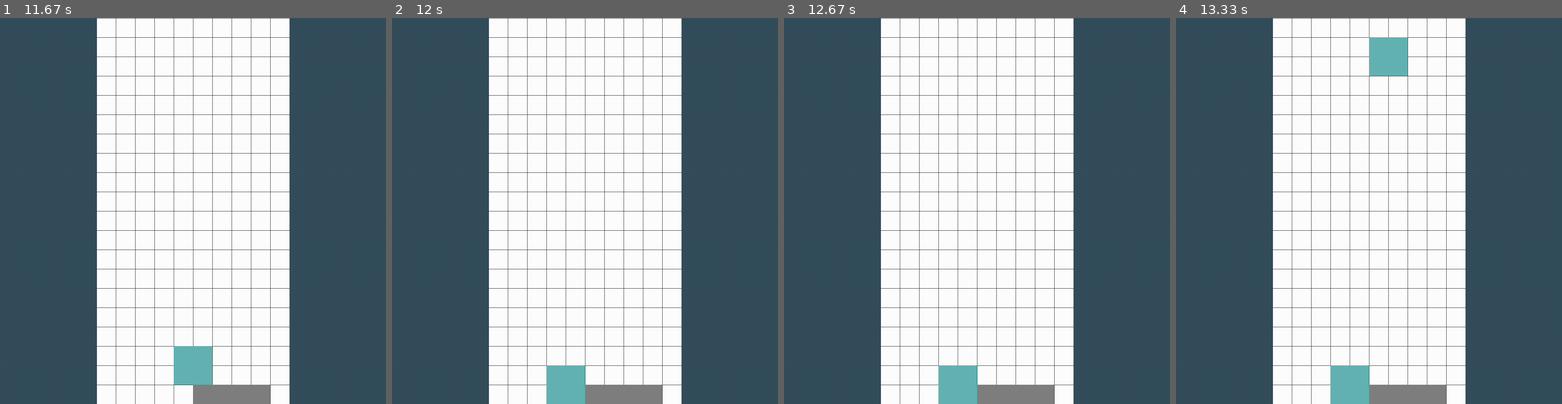
Above: before the commit, frames 1-4 (left to right).
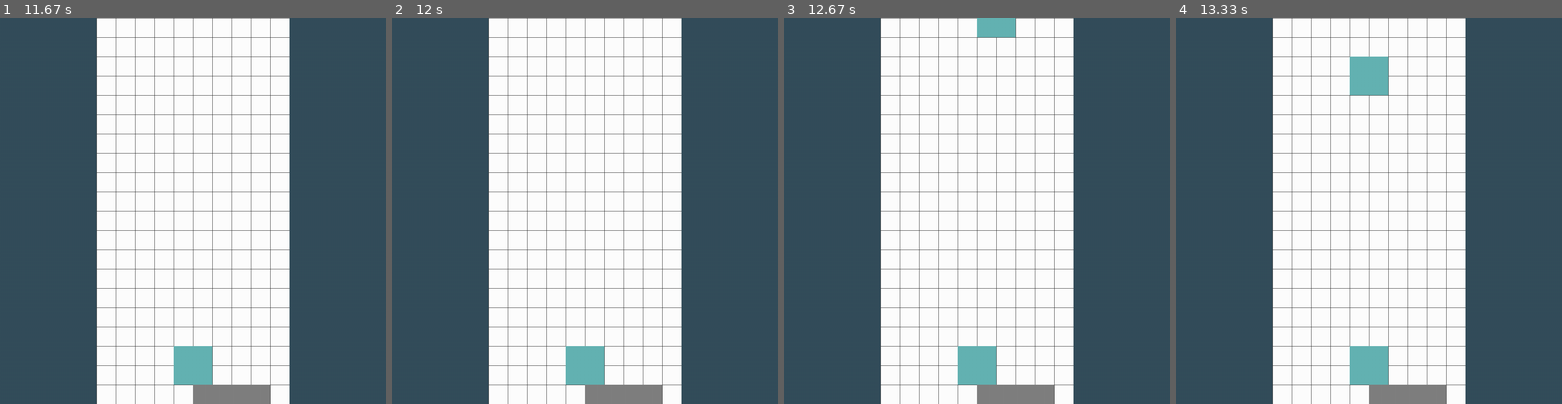
Above: after the commit, the same moments.

Repository: coolryan/TetrisGameWithPygame
Game: pygame game, started from src/main.py
Two runs of this game, one before a commit and one after it. Both use one fixed random seed, a clock stepped at 60 frames per second and the inputs below.
Inputs:
- Up to frame 1 (11.67 s): hold Right 0.33-0.97 s; hold Down 1-1.37 s; tap Space at 1.07, 1.47, 1.97, 2.47, 2.97, 3.27, 3.53, 3.87, 4.3, 4.6, 4.97, 6.87, 7.17, 7.43, 7.77, 8.2, 8.5, 8.87, 9.27, 9.77, 10.27, 10.77, 11.07, 11.33 s; hold Left 1.4-1.87 s; hold Right 1.9-2.37 s; hold Right 2.4-2.87 s; hold Left 2.9-3.43 s; hold Down 3.47-3.77 s; hold Left 3.8-4.2 s; hold Right 4.23-4.87 s; hold Down 4.9-5.27 s; hold Left 6.8-7.33 s; hold Down 7.37-7.67 s; hold Left 7.7-8.1 s; hold Right 8.13-8.77 s; hold Down 8.8-9.17 s; hold Left 9.2-9.67 s; hold Right 9.7-10.17 s; hold Right 10.2-10.67 s; hold Left 10.7-11.23 s; hold Down 11.27-11.57 s; hold Left from 11.6 s (still down)
- Up to frame 2 (12 s): keep holding Left; tap Space at 11.67 s
- Up to frame 3 (12.67 s): release Left at 12 s; hold Right from 12.03 s (still down); tap Space at 12.1, 12.4 s
- Up to frame 4 (13.33 s): release Right at 12.67 s; hold Down 12.7-13.07 s; tap Space at 12.77, 13.17 s; hold Left from 13.1 s (still down)

Frame 1 is identical in both runs. In frame 2, 1.5% of the frame differs, in the area x 40-55%, y 85-100%; in frame 3, 2.0%; in frame 4, 3.0%, in the area x 40-60%, y 5-100%.

Commit message:
fixed canFall codeblock but then its clear row and right move problem.

Diff:
--- a/src/models/TetrisGame.py
+++ b/src/models/TetrisGame.py
@@ -88,7 +88,7 @@
             fig.canFall = CANFALL.UNDEFINED
 
         while any([fig.canFall == CANFALL.UNDEFINED for fig in self.figures]):
-            for fig in [fig.canFall == CANFALL.UNDEFINED for fig in self.figures]:
+            for fig in [fig for fig in self.figures if fig.canFall == CANFALL.UNDEFINED]:
                 fig.canFall = self.canFall(fig)
 
     def canFall(self, fig: Figure) -> CANFALL:
@@ -250,7 +250,7 @@
     # rightMove method
     def rightMove(self):
         for fig in self.figures:
-            if fig.isActive and fig.getRight() <= self.grid_width:
+            if fig.isActive and fig.getRight() < self.grid_width:
                 moveAmount = 1 if (self.grid_width - fig.getRight()) > 1 else 0
 
                 if self.willCollide(fig=fig, dx=moveAmount, dy=0):
@@ -465,6 +465,7 @@
             turn += 1
             if moved:
                 self.updateGrid()
+                self.markFiguresCanFall()
 
             self.checkGameState()
 
